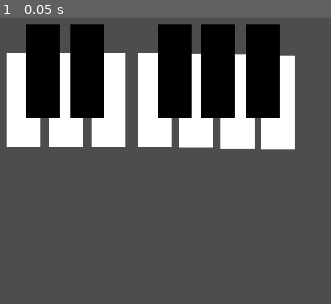
Above: before the commit, frame 1.
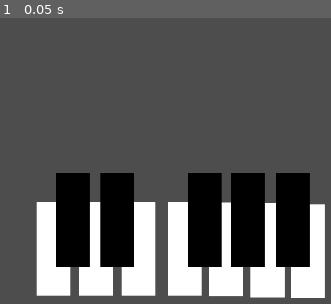
Above: after the commit, the same moment.

Repository: cheyennix/MIDIGame
Game: Godot game, scene res://scenes/game_scene.tscn
Two runs of this game, one before a commit and one after it. Both use one fixed random seed, a clock stepped at 60 frames per second and the inputs below.
Inputs:
- Up to frame 1 (0.05 s): no input

The runs differ from the first frame. In frame 1, 63% of the frame differs, in the area x 1-99%, y 2-98%.

Commit message:
Debug Shooting
Added player shot scene and code to midi input which makes each note shoot a projectile

Diff:
--- /dev/null
+++ b/components/comp_translate_linear.tscn
@@ -0,0 +1,6 @@
+[gd_scene load_steps=2 format=3 uid="uid://irheg7e1fqu6"]
+
+[ext_resource type="Script" path="res://components/scr_translate_linear.gd" id="1_22ckb"]
+
+[node name="CompTranslate" type="Node"]
+script = ExtResource("1_22ckb")
--- /dev/null
+++ b/components/scr_translate_linear.gd
@@ -0,0 +1,13 @@
+extends Node
+
+@export var speed: float
+@export var object_to_move: Node2D
+
+# Called when the node enters the scene tree for the first time.
+func _ready():
+	pass # Replace with function body.
+
+
+# Called every frame. 'delta' is the elapsed time since the previous frame.
+func _physics_process(delta):
+	object_to_move.position += (Vector2.RIGHT * speed).rotated(object_to_move.rotation) * delta
--- a/project.godot
+++ b/project.godot
@@ -33,6 +33,7 @@
 
 folder_colors={
 "res://assets/": "orange",
+"res://components/": "red",
 "res://scenes/": "blue",
 "res://scripts/": "green"
 }
--- a/scenes/Debug_Testing/scn_midi_input_test.tscn
+++ b/scenes/Debug_Testing/scn_midi_input_test.tscn
@@ -8,61 +8,71 @@
 note_array = [NodePath("C"), NodePath("C_Sharp"), NodePath("D"), NodePath("D_Sharp"), NodePath("E"), NodePath("F"), NodePath("F_Sharp"), NodePath("G"), NodePath("G_Sharp"), NodePath("A"), NodePath("A_Sharp"), NodePath("B")]
 
 [node name="C" type="Sprite2D" parent="."]
-position = Vector2(-271, 4)
+position = Vector2(-136, 11.3333)
 scale = Vector2(0.6, 1)
 texture = ExtResource("2_arjmm")
 
 [node name="C_Sharp" type="Sprite2D" parent="."]
-position = Vector2(-226, -27)
+modulate = Color(0, 0, 0, 1)
+z_index = 1
+position = Vector2(-115.333, -19)
 scale = Vector2(0.6, 1)
 texture = ExtResource("2_arjmm")
 
 [node name="D" type="Sprite2D" parent="."]
-position = Vector2(-181, 4)
+position = Vector2(-90.666, 11.3333)
 scale = Vector2(0.6, 1)
 texture = ExtResource("2_arjmm")
 
 [node name="D_Sharp" type="Sprite2D" parent="."]
-position = Vector2(-136, -27)
+modulate = Color(0, 0, 0, 1)
+z_index = 1
+position = Vector2(-68, -19)
 scale = Vector2(0.6, 1)
 texture = ExtResource("2_arjmm")
 
 [node name="E" type="Sprite2D" parent="."]
-position = Vector2(-95, 4)
+position = Vector2(-44.9997, 11.3333)
 scale = Vector2(0.6, 1)
 texture = ExtResource("2_arjmm")
 
 [node name="F" type="Sprite2D" parent="."]
-position = Vector2(-46, 4)
+position = Vector2(4.00031, 11.3333)
 scale = Vector2(0.6, 1)
 texture = ExtResource("2_arjmm")
 
 [node name="F_Sharp" type="Sprite2D" parent="."]
-position = Vector2(-1, -31)
+modulate = Color(0, 0, 0, 1)
+z_index = 1
+position = Vector2(25.667, -19)
 scale = Vector2(0.6, 1)
 texture = ExtResource("2_arjmm")
 
 [node name="G" type="Sprite2D" parent="."]
-position = Vector2(42, 4)
+position = Vector2(48.0003, 12)
 scale = Vector2(0.6, 1)
 texture = ExtResource("2_arjmm")
 
 [node name="G_Sharp" type="Sprite2D" parent="."]
-position = Vector2(88, -31)
+modulate = Color(0, 0, 0, 1)
+z_index = 1
+position = Vector2(71.334, -19)
 scale = Vector2(0.6, 1)
 texture = ExtResource("2_arjmm")
 
 [node name="A" type="Sprite2D" parent="."]
-position = Vector2(131, 4)
-scale = Vector2(0.6, 1)
+position = Vector2(92.3336, 13)
+scale = Vector2(0.611112, 1.00667)
 texture = ExtResource("2_arjmm")
 
 [node name="A_Sharp" type="Sprite2D" parent="."]
-position = Vector2(177, -31)
+modulate = Color(0, 0, 0, 1)
+z_index = 1
+position = Vector2(119.334, -19)
 scale = Vector2(0.6, 1)
 texture = ExtResource("2_arjmm")
 
 [node name="B" type="Sprite2D" parent="."]
-position = Vector2(222, 4)
+position = Vector2(135.334, 14)
 scale = Vector2(0.6, 1)
 texture = ExtResource("2_arjmm")
--- /dev/null
+++ b/scenes/Debug_Testing/scn_playershoot.tscn
@@ -0,0 +1,25 @@
+[gd_scene load_steps=4 format=3 uid="uid://dgirsnvvl4lka"]
+
+[ext_resource type="Texture2D" uid="uid://dm3i3vbxyto7k" path="res://assets/spr_playershoot.png" id="1_o36qi"]
+[ext_resource type="PackedScene" uid="uid://irheg7e1fqu6" path="res://components/comp_translate_linear.tscn" id="2_g8v55"]
+
+[sub_resource type="RectangleShape2D" id="RectangleShape2D_yua2u"]
+size = Vector2(20, 32)
+
+[node name="ScnPlayershoot" type="Node2D"]
+rotation = -1.5708
+
+[node name="SprPlayershoot" type="Sprite2D" parent="."]
+rotation = 1.5708
+scale = Vector2(2, 2)
+texture = ExtResource("1_o36qi")
+
+[node name="Area2D" type="Area2D" parent="SprPlayershoot"]
+
+[node name="CollisionShape2D" type="CollisionShape2D" parent="SprPlayershoot/Area2D"]
+scale = Vector2(0.5, 0.5)
+shape = SubResource("RectangleShape2D_yua2u")
+
+[node name="CompTranslateLinear" parent="." node_paths=PackedStringArray("object_to_move") instance=ExtResource("2_g8v55")]
+speed = 600.0
+object_to_move = NodePath("..")
--- a/scenes/Debug_Testing/scr_midi_input_test.gd
+++ b/scenes/Debug_Testing/scr_midi_input_test.gd
@@ -1,6 +1,7 @@
 extends Node
 
 @export var note_array: Array[Sprite2D]
+@export var player_shoot_scene: PackedScene
 
 # Called when the node enters the scene tree for the first time.
 func _ready():
@@ -16,6 +17,7 @@
 	#Pitch check variable corresponds to the pitch of the inputed note. 0 is C, 1 is C#, 11 is G, etc.
 	if(midi_event.pitch != 0):
 		var pitch_check = midi_event.pitch % 12
+
 		#If input is being released (velocity is 0) do this
 		if(midi_event.velocity == 0):
 			if(pitch_check == 1 || pitch_check == 3 || pitch_check == 6
@@ -28,12 +30,16 @@
 		elif(midi_event.velocity > 0):
 			#Check
 			note_array[pitch_check].modulate = Color8(0, 255, 0, 255)
-
-
-
+			#Spawn shot at pressed note
+			_spawn_player_shot(note_array[pitch_check])
 
 func _print_midi_info(midi_event: InputEventMIDI):
 	print(midi_event)
 	print("Message " + str(midi_event.message))
 	print("Pitch " + str(midi_event.pitch))
 	print("Velocity " + str(midi_event.velocity))
+
+func _spawn_player_shot(note: Sprite2D):
+	var player_shot = player_shoot_scene.instantiate()
+	player_shot.position = note.position
+	add_child(player_shot)
--- a/scenes/game_scene.tscn
+++ b/scenes/game_scene.tscn
@@ -1,28 +1,27 @@
-[gd_scene load_steps=2 format=3 uid="uid://soah7rg8y8y2"]
+[gd_scene load_steps=3 format=3 uid="uid://soah7rg8y8y2"]
 
 [ext_resource type="PackedScene" uid="uid://uv715wcoeo8g" path="res://scenes/Debug_Testing/scn_midi_input_test.tscn" id="1_le6ld"]
+[ext_resource type="PackedScene" uid="uid://dgirsnvvl4lka" path="res://scenes/Debug_Testing/scn_playershoot.tscn" id="2_1hpga"]
 
 [node name="GameScene" type="Node2D"]
 
 [node name="Camera2D" type="Camera2D" parent="."]
 
 [node name="MidiInputTest" parent="." instance=ExtResource("1_le6ld")]
+position = Vector2(48, 238)
 scale = Vector2(1.5, 1.5)
+player_shoot_scene = ExtResource("2_1hpga")
 
 [node name="C" parent="MidiInputTest" index="0"]
 position = Vector2(-162.667, 5.33333)
 
 [node name="C_Sharp" parent="MidiInputTest" index="1"]
-modulate = Color(0, 0, 0, 1)
-z_index = 1
 position = Vector2(-142, -25)
 
 [node name="D" parent="MidiInputTest" index="2"]
 position = Vector2(-117.333, 5.33333)
 
 [node name="D_Sharp" parent="MidiInputTest" index="3"]
-modulate = Color(0, 0, 0, 1)
-z_index = 1
 position = Vector2(-94.667, -25)
 
 [node name="E" parent="MidiInputTest" index="4"]
@@ -32,25 +31,18 @@
 position = Vector2(-22.6667, 5.33333)
 
 [node name="F_Sharp" parent="MidiInputTest" index="6"]
-modulate = Color(0, 0, 0, 1)
-z_index = 1
 position = Vector2(-1, -25)
 
 [node name="G" parent="MidiInputTest" index="7"]
 position = Vector2(21.3333, 6)
 
 [node name="G_Sharp" parent="MidiInputTest" index="8"]
-modulate = Color(0, 0, 0, 1)
-z_index = 1
 position = Vector2(44.667, -25)
 
 [node name="A" parent="MidiInputTest" index="9"]
 position = Vector2(65.6666, 7)
-scale = Vector2(0.611112, 1.00667)
 
 [node name="A_Sharp" parent="MidiInputTest" index="10"]
-modulate = Color(0, 0, 0, 1)
-z_index = 1
 position = Vector2(92.667, -25)
 
 [node name="B" parent="MidiInputTest" index="11"]
Binary file added: assets/spr_playershoot.png
Not shown, added: assets/spr_playershoot.png.import
